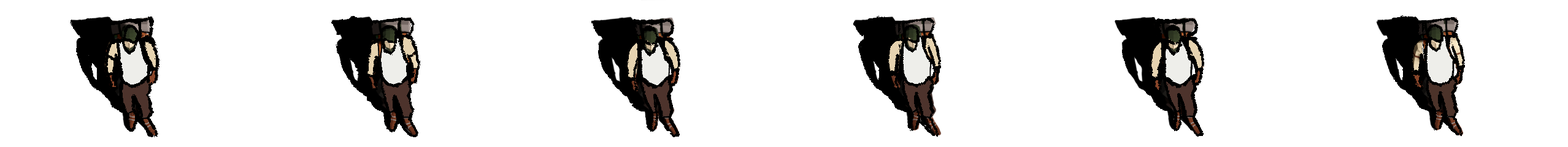
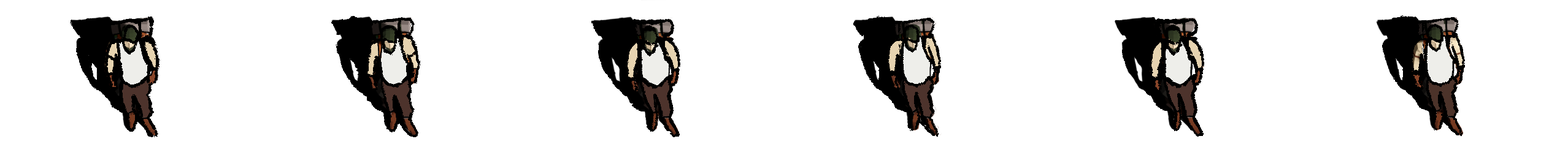
Comparing the layer stacks of the two w=1568, h=147 images. Changes:
painted on "noWalk.png" over bbox(128, 17, 1457, 136)
